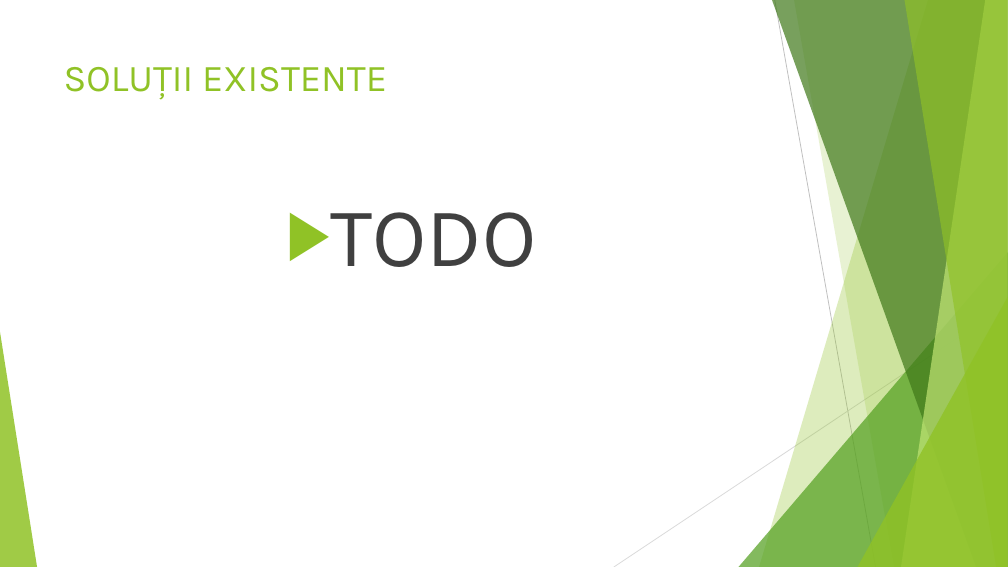
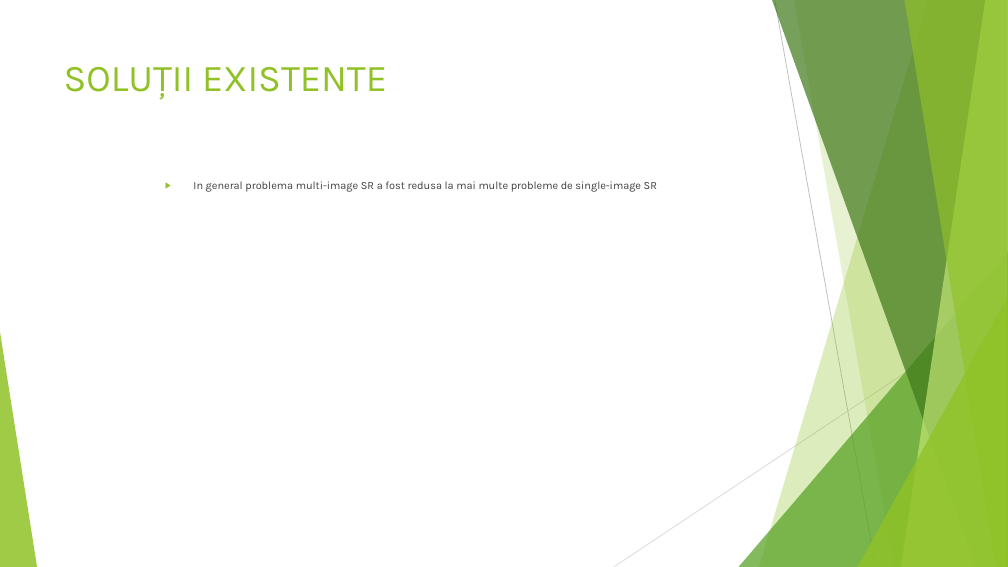
Before and after one commit to DragoshAndrei/SuperResolution_ACI, a slide deck: slide 9 of SUPER RESOLUTION A SPATIAL SUBPIXEL INTERPOLATION TECHNIQUE_sprint_1.pptx (slide 8 before the commit). Drawn at 1008x567 pixels with LibreOffice and Linux fonts; fonts in the diff are those of the drawing. Boxes give left, top, right and bottom in pixels: in the first picture for what was removed or moved away, otherwise in the second. Text is boxed around its words. In the diff, an @@ line names an element or a change of style, - is before the commit and + after.

```diff
--- a/SUPER RESOLUTION A SPATIAL SUBPIXEL INTERPOLATION TECHNIQUE_sprint_1.pptx
+++ b/SUPER RESOLUTION A SPATIAL SUBPIXEL INTERPOLATION TECHNIQUE_sprint_1.pptx
@@ text at [193,181,657,192]: text changed; size 80 to 10.5 pt @@
-▶ TODO
+▶ In general problema multi-image SR a fost redusa la mai multe probleme de single-image SR
```
Also in this commit, not shown: 2 other slides changed, 1 slide added, 1 other file.
